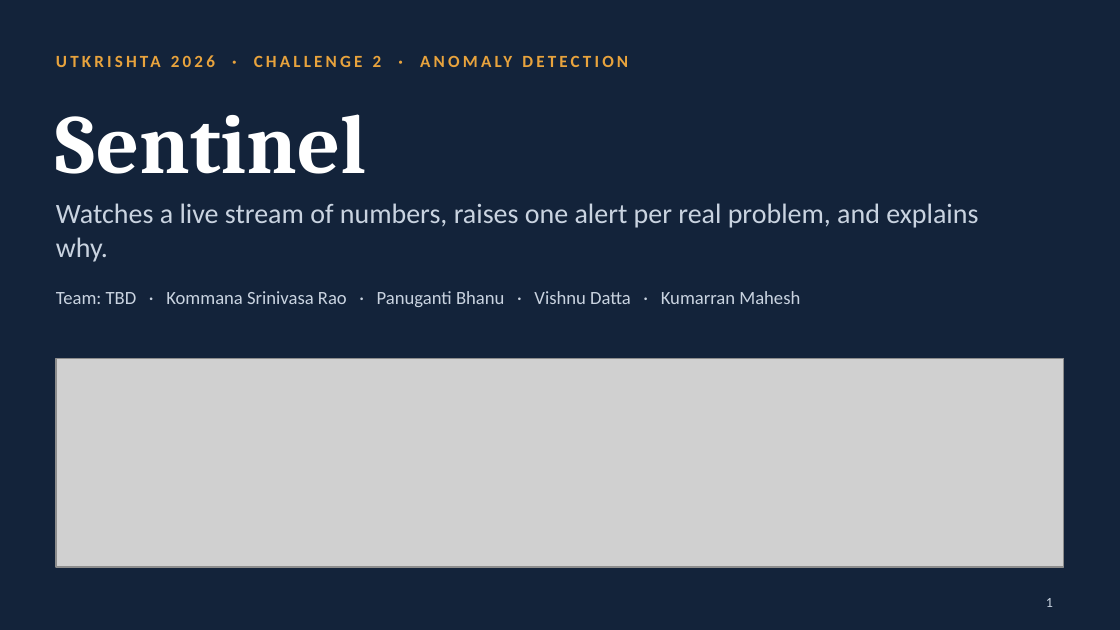
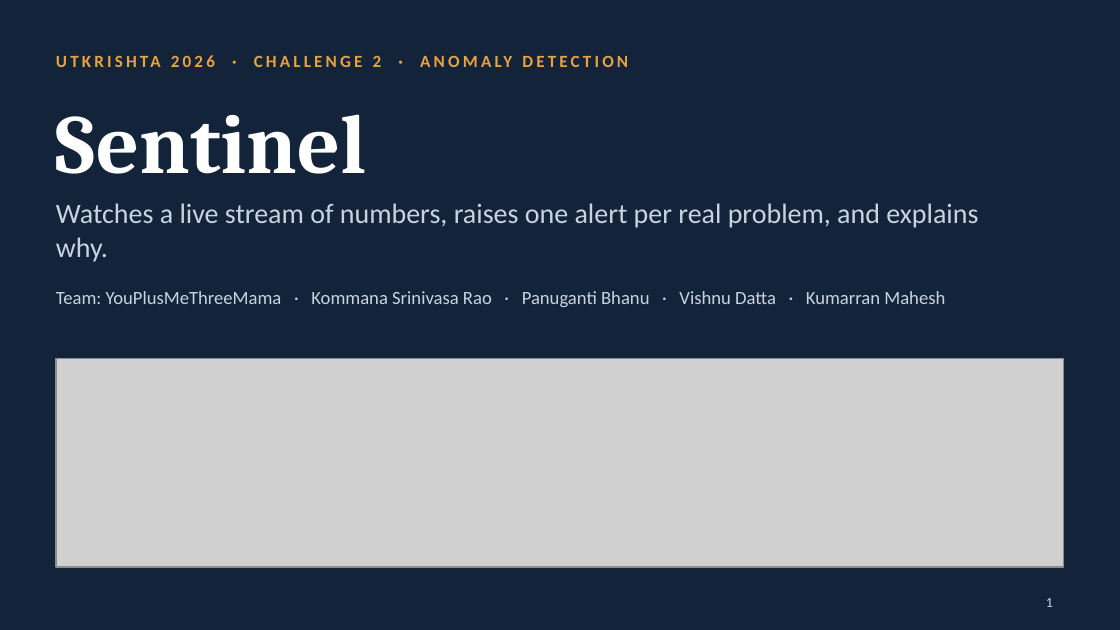
Before and after one commit to KumarranMahesh/sentinel, a slide deck: slide 1 of slides/Sentinel_Challenge2.pptx. Drawn at 1120x630 pixels with LibreOffice and Linux fonts; fonts in the diff are those of the drawing; grey boxes stand for pictures. Boxes give left, top, right and bottom in pixels: in the first picture for what was removed or moved away, otherwise in the second. Text is boxed around its words. In the diff, an @@ line names an element or a change of style, - is before the commit and + after.

Commit message:
update presentation

```diff
--- a/slides/Sentinel_Challenge2.pptx
+++ b/slides/Sentinel_Challenge2.pptx
@@ text at bbox=[56, 291, 945, 307]: text changed @@
-Team: TBD · Kommana Srinivasa Rao · Panuganti Bhanu · Vishnu Datta · Kumarran Mahesh
+Team: YouPlusMeThreeMama · Kommana Srinivasa Rao · Panuganti Bhanu · Vishnu Datta · Kumarran Mahesh
```
Also in this commit, not shown: 1 other slide changed.
